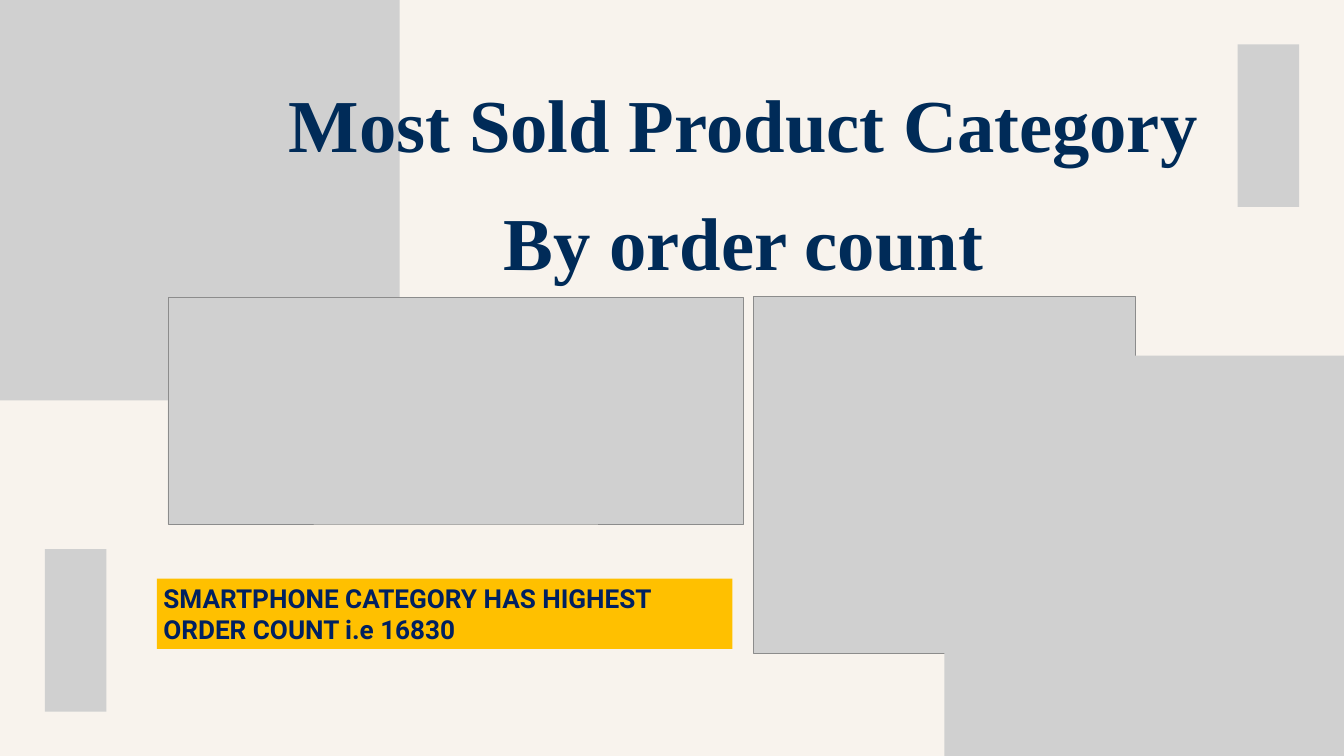
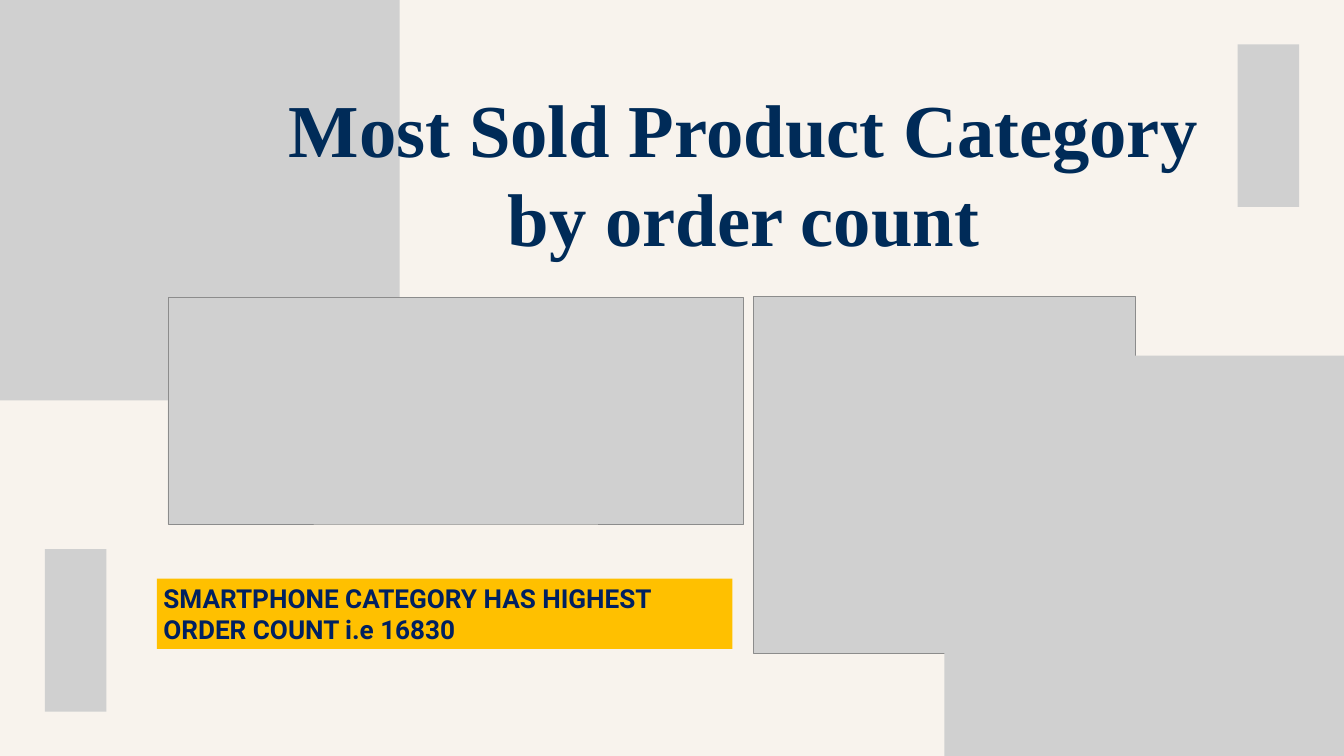
Before and after one commit to krupadalal/Flipkart-SQL-Sales-Analysis, a slide deck: slide 17 of flipkart_ppt.pptx (slide 15 before the commit). Drawn at 1344x756 pixels with LibreOffice and Linux fonts; fonts in the diff are those of the drawing; grey boxes stand for pictures. Boxes give left, top, right and bottom in pixels: in the first picture for what was removed or moved away, otherwise in the second. Text is boxed around its words. In the diff, an @@ line names an element or a change of style, - is before the commit and + after.

```diff
--- a/flipkart_ppt.pptx
+++ b/flipkart_ppt.pptx
@@ text at (x1=289, y1=105, x2=1197, y2=172): line spacing 126.8pt to 1 @@
@@ text at (x1=508, y1=194, x2=979, y2=261): text changed @@
-By order count
+by order count
```
Also in this commit, not shown: 16 other slides changed, 4 slides added, 1 slide removed.
